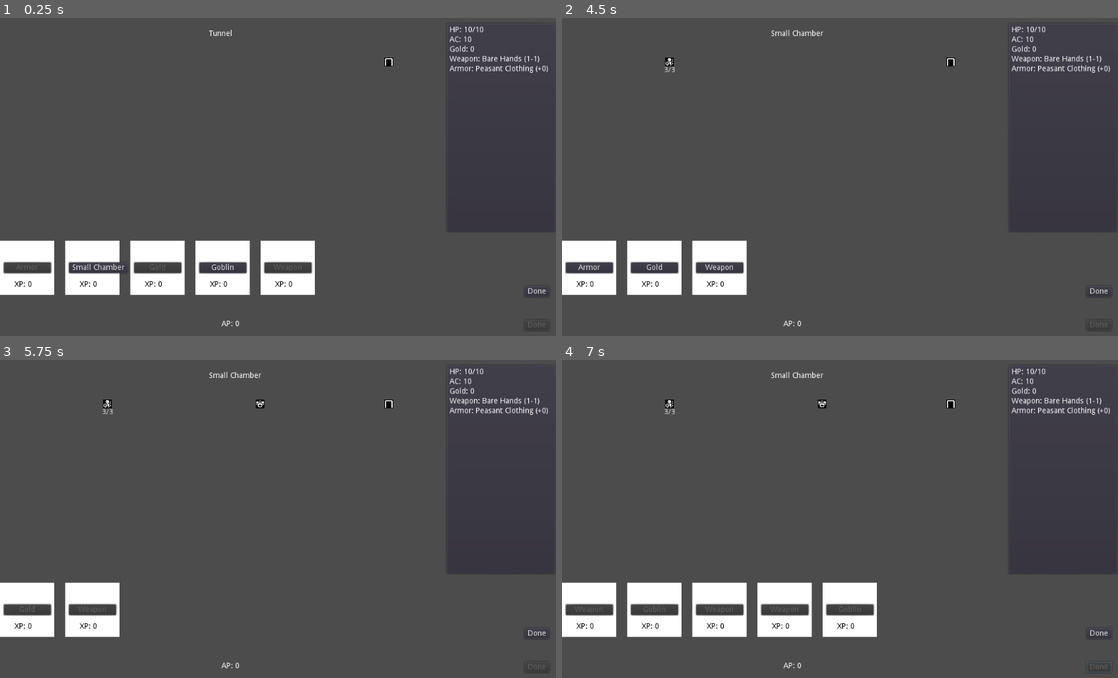
Above: before the commit, frames 1-4 (two rows, left to right).
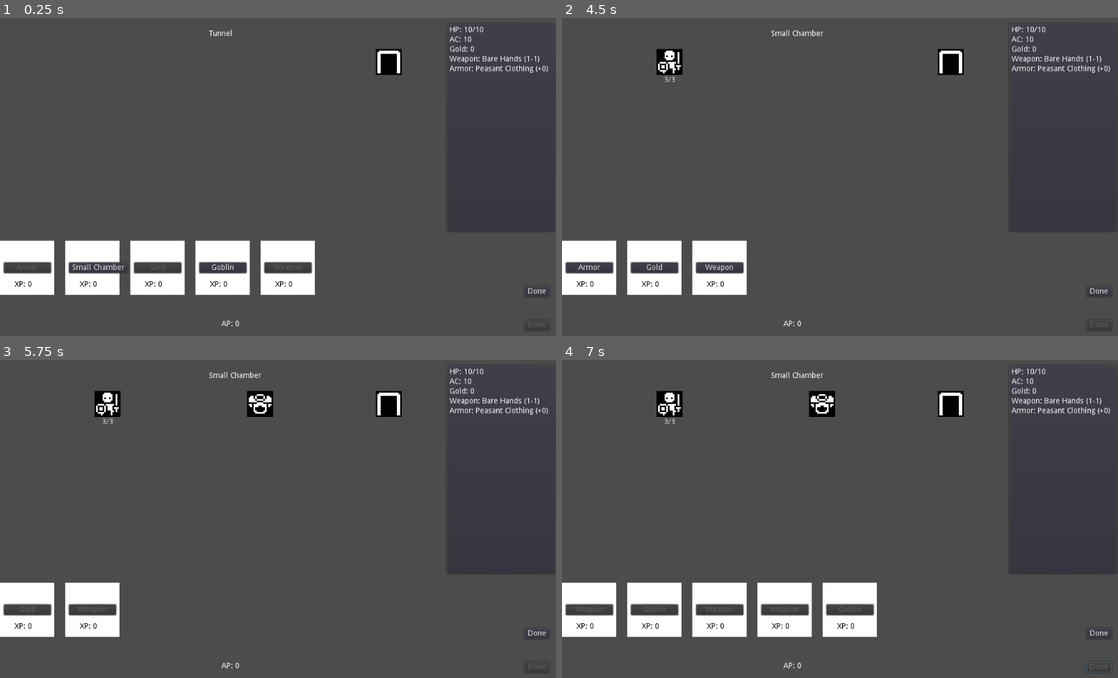
Above: after the commit, the same moments.

Repository: doctor-g/7DRL-2021
Game: Godot game, scene res://src/Game.tscn
Two runs of this game, one before a commit and one after it. Both use one fixed random seed, a clock stepped at 60 frames per second and the inputs below.
Inputs:
- Up to frame 1 (0.25 s): no input
- Up to frame 2 (4.5 s): click "Done" at 0.5 s; click "Done" at 1.25 s; click "Done" at 2 s; click "Done" at 2.75 s; click "Small Chamber" at 3.5 s; click "Goblin" at 4.25 s
- Up to frame 3 (5.75 s): click "Armor" at 5 s
- Up to frame 4 (7 s): click "Done" at 5.75 s; click "Done" at 6.5 s

The runs differ from the first frame. In frame 1, 0.4% of the frame differs, in the area x 67-73%, y 9-18%; in frame 2, 0.8%; in frame 3, 1.1%, in the area x 17-73%, y 9-21%; in frame 4, 1.1%.

Commit message:
Increase default size of one bit sprites

Diff:
--- a/project/src/Door.tscn
+++ b/project/src/Door.tscn
@@ -4,8 +4,10 @@
 [ext_resource path="res://src/Door.gd" type="Script" id=2]
 
 [sub_resource type="RectangleShape2D" id=1]
+extents = Vector2( 25.639, 24.7306 )
 
 [node name="Door" type="Area2D"]
+position = Vector2( 0, -0.280624 )
 script = ExtResource( 2 )
 
 [node name="Sprite" parent="." instance=ExtResource( 1 )]
--- a/project/src/Items/Item.tscn
+++ b/project/src/Items/Item.tscn
@@ -4,6 +4,7 @@
 [ext_resource path="res://src/Items/Item.gd" type="Script" id=2]
 
 [sub_resource type="RectangleShape2D" id=1]
+extents = Vector2( 26.3767, 24.6175 )
 
 [node name="Item" type="Area2D"]
 script = ExtResource( 2 )
--- a/project/src/Monsters/Goblin.tscn
+++ b/project/src/Monsters/Goblin.tscn
@@ -1,25 +1,19 @@
 [gd_scene load_steps=4 format=2]
 
-[ext_resource path="res://assets/monochrome_packed.png" type="Texture" id=1]
+[ext_resource path="res://src/OneBitSprite.tscn" type="PackedScene" id=1]
 [ext_resource path="res://src/Monsters/Monster.gd" type="Script" id=2]
 
 [sub_resource type="RectangleShape2D" id=1]
-extents = Vector2( 11.7119, 16.1342 )
+extents = Vector2( 29.317, 32.9902 )
 
 [node name="Goblin" type="Area2D"]
 script = ExtResource( 2 )
 
-[node name="Sprite" type="Sprite" parent="."]
-texture = ExtResource( 1 )
-vframes = 22
-hframes = 48
-frame = 27
-
 [node name="HpLabel" type="Label" parent="."]
 margin_left = -10.1136
-margin_top = 8.24067
+margin_top = 25.8458
 margin_right = 29.8864
-margin_bottom = 22.2407
+margin_bottom = 39.8458
 text = "X/Y"
 __meta__ = {
 "_edit_use_anchors_": false
@@ -28,3 +22,6 @@
 [node name="CollisionShape2D" type="CollisionShape2D" parent="."]
 position = Vector2( 0, 4.8695 )
 shape = SubResource( 1 )
+
+[node name="Sprite" parent="." instance=ExtResource( 1 )]
+frame = 27
--- a/project/src/OneBitSprite.tscn
+++ b/project/src/OneBitSprite.tscn
@@ -3,6 +3,7 @@
 [ext_resource path="res://assets/monochrome_packed.png" type="Texture" id=1]
 
 [node name="Sprite" type="Sprite"]
+scale = Vector2( 3, 3 )
 texture = ExtResource( 1 )
 vframes = 22
 hframes = 48
